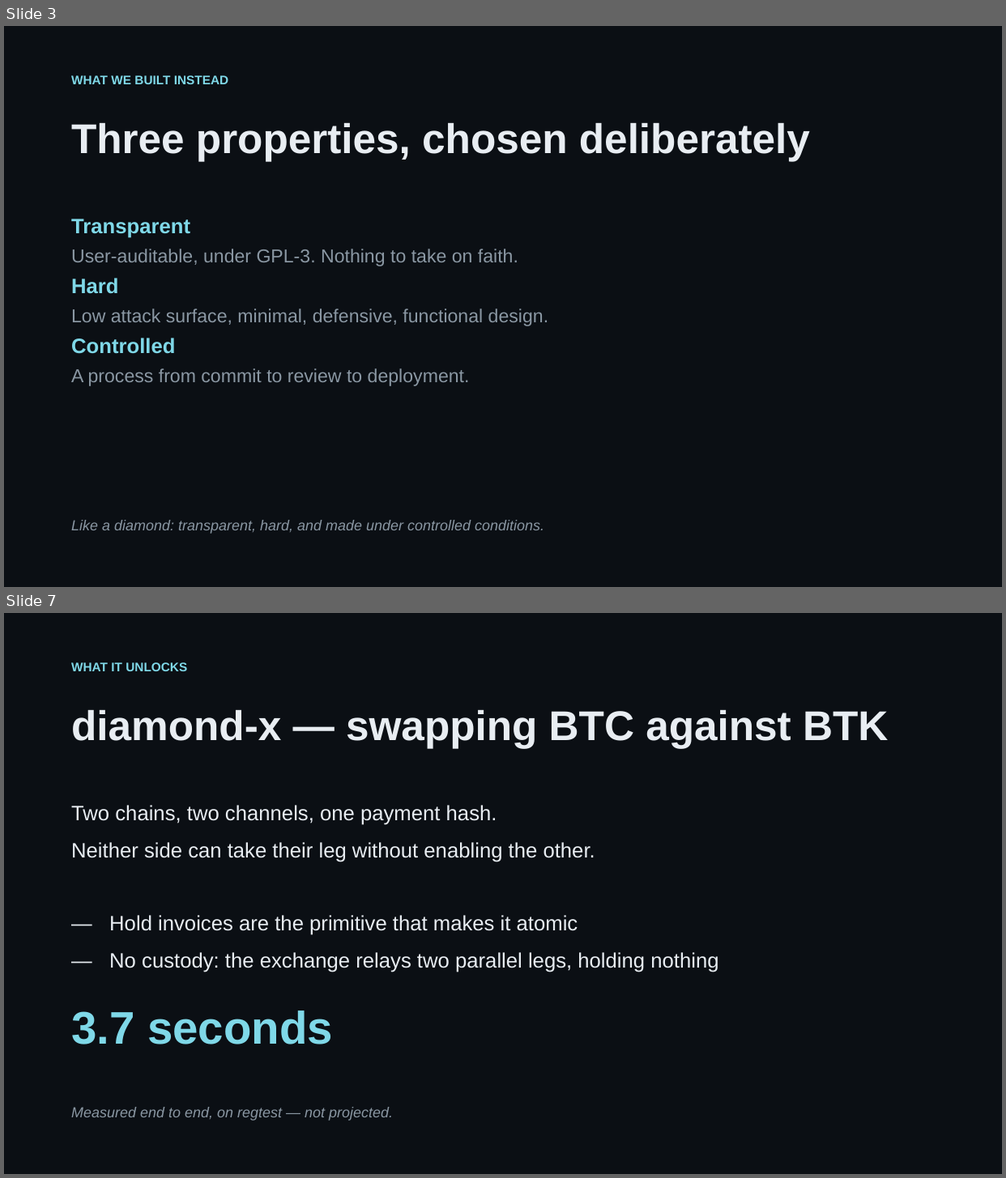
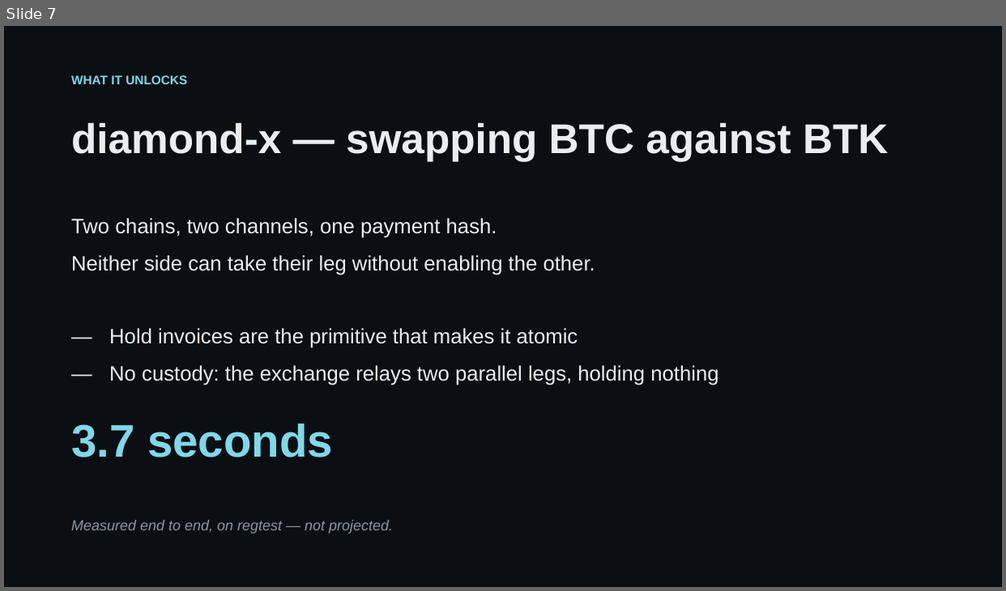
Before and after one commit to DarkWebDivingClub/dln-node, a slide deck: doc/diamond-lightning-node.pptx. Shown one above the other, each under a label of ours: slides 3 and 7 before the commit, slide 7 after it; the slides between them are not shown. The pictures are 1006x1178 and 1006x591 pixels, drawn with LibreOffice and Linux fonts; fonts in the diff are those of the drawing. Boxes give left, top, right and bottom in pixels: in the first picture for what was removed or moved away, otherwise in the second. Text is boxed around its words. In the diff, an @@ line names an element or a change of style, - is before the commit and + after.

Commit message:
Rebuild the deck around the three roles and three protocols
The README's framing is better than the one the deck was built on, so
the deck follows it: Owner, User and Controller as separate roles, and
NWC, NCC and NSC as separate protocols over one transport.

Adds the architecture diagram as its own slide, inverted for the dark
theme — the enclave box comes out in the accent colour, which is a
happy accident.

The point that carries the whole argument is now stated as its own
slide: a user or controller cannot make the signer approve an operation
outside the Owner's policy merely by controlling dln-node.

```diff
--- a/doc/diamond-lightning-node.pptx
+++ b/doc/diamond-lightning-node.pptx
@@ slide 3 removed at (4,26,1002,587), background #FFFFFF @@
@@ rectangle removed at (4,26,1002,587) @@
@@ text removed at (71,75,229,84) @@
-WHAT WE BUILT INSTEAD
@@ text removed at (71,122,810,161) @@
-Three properties, chosen deliberately
@@ text removed at (71,219,548,386) @@
-Transparent
-User-auditable, under GPL-3. Nothing to take on faith.
-Hard
-Low attack surface, minimal, defensive, functional design.
-Controlled
-A process from commit to review to deployment.
@@ text removed at (71,520,544,534) @@
-Like a diamond: transparent, hard, and made under controlled conditions.
```
Also in this commit, not shown: 4 slides changed, 2 slides added, 1 other slide removed.
